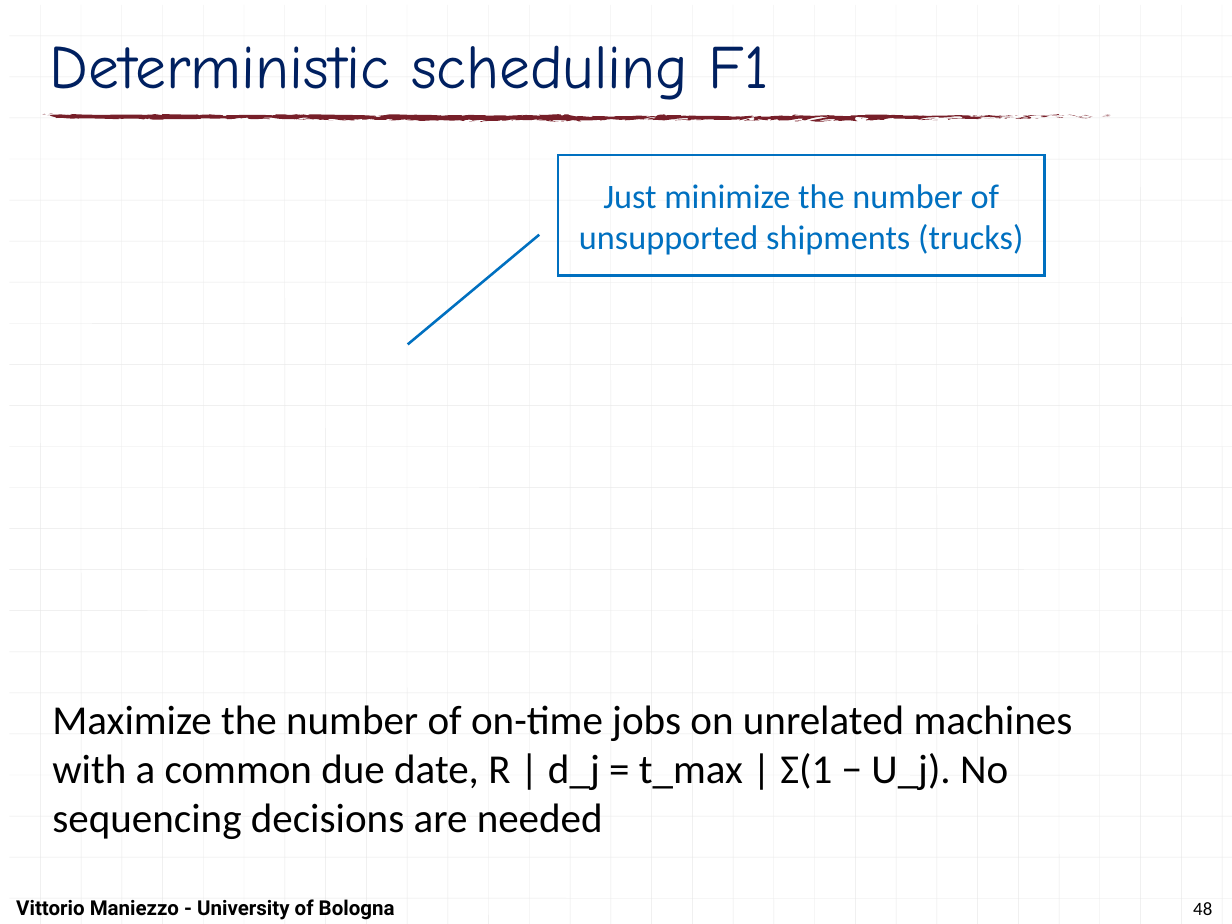
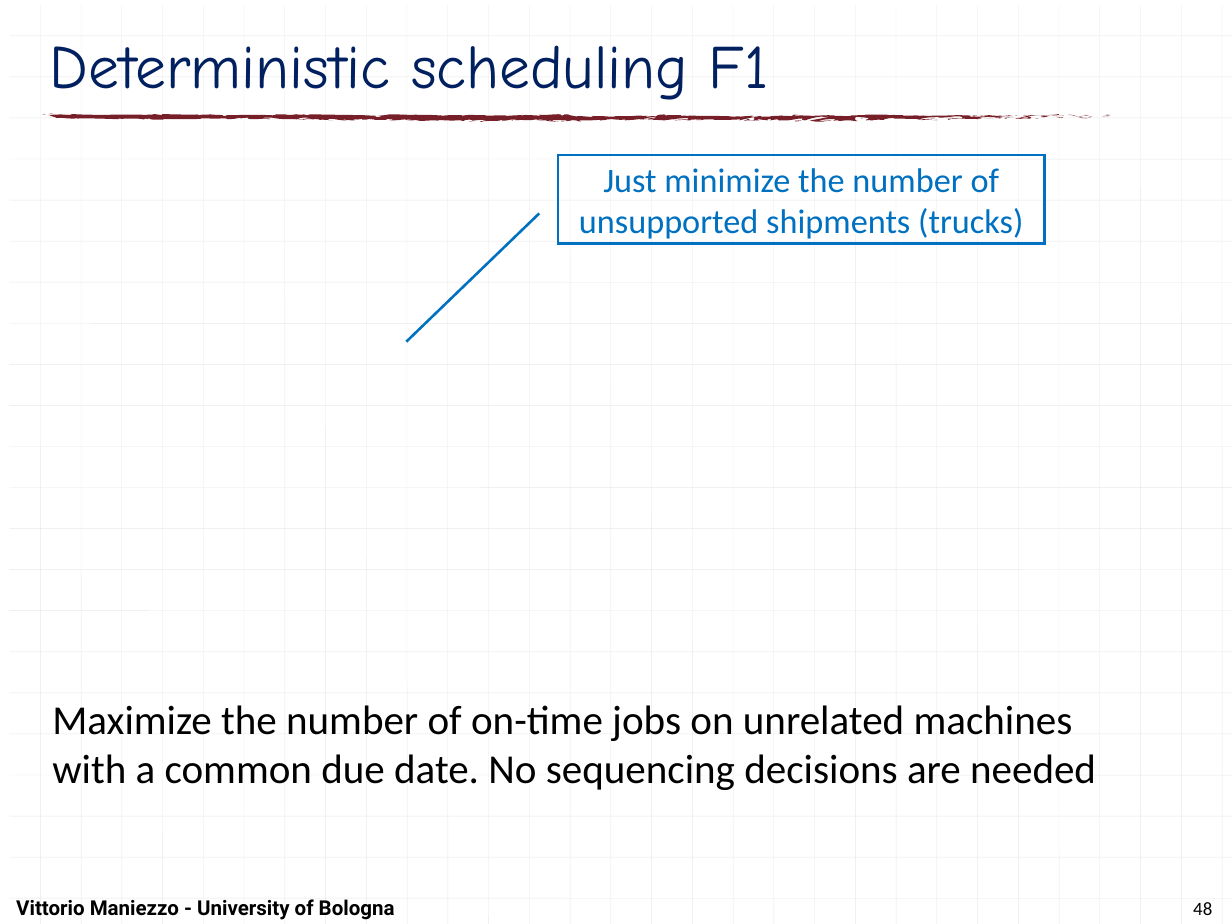
Before and after one commit to maniezzo/GDOforecast, a slide deck: slide 48 of doc/Schedulingseminar/schedulingSeminarXdock.pptx. Drawn at 1232x924 pixels with LibreOffice and Linux fonts; fonts in the diff are those of the drawing; grey boxes stand for pictures. Boxes give left, top, right and bottom in pixels: in the first picture for what was removed or moved away, otherwise in the second. Text is boxed around its words. In the diff, an @@ line names an element or a change of style, - is before the commit and + after.

```diff
--- a/doc/Schedulingseminar/schedulingSeminarXdock.pptx
+++ b/doc/Schedulingseminar/schedulingSeminarXdock.pptx
@@ border callout "Just minimize the number of ...": place and size @@
-border callout "Just minimize the number of ..." at (558, 155, 1045, 276)
+border callout "Just minimize the number of ..." at (558, 155, 1045, 244)
@@ border callout "Just minimize the number of ..." at (558, 155, 1045, 244): proportions changed @@
@@ text at (52, 705, 1096, 790): text changed @@
-Maximize the number of on-time jobs on unrelated machines with a common due date, R | d_j = t_max | Σ(1 − U_j). No sequencing decisions are needed
+Maximize the number of on-time jobs on unrelated machines with a common due date. No sequencing decisions are needed
```
Also in this commit, not shown: 13 other slides changed, 2 slides added, 3 slides removed.
